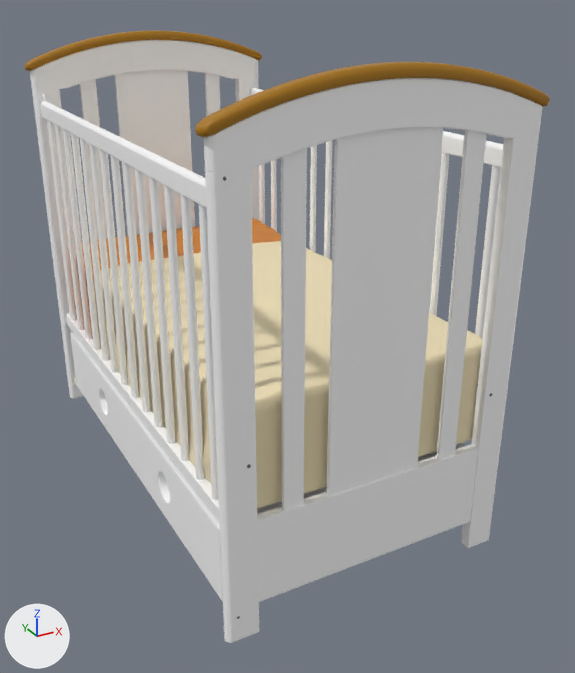
A saved change to the FBX model Mother/Assets/Models/crib.FBX.
Before and after are seen from a camera (50 mm lens) standing at (-0.779, -1.764, 1.182) and looking at (0.144, -0.085, 0.343). Arrows for +X, +Y and +Z are at lower left; the lights stay in place. Where no turn or scale is listed for an object, it has been applied to the vertices. Vertices at the same position are counted once.
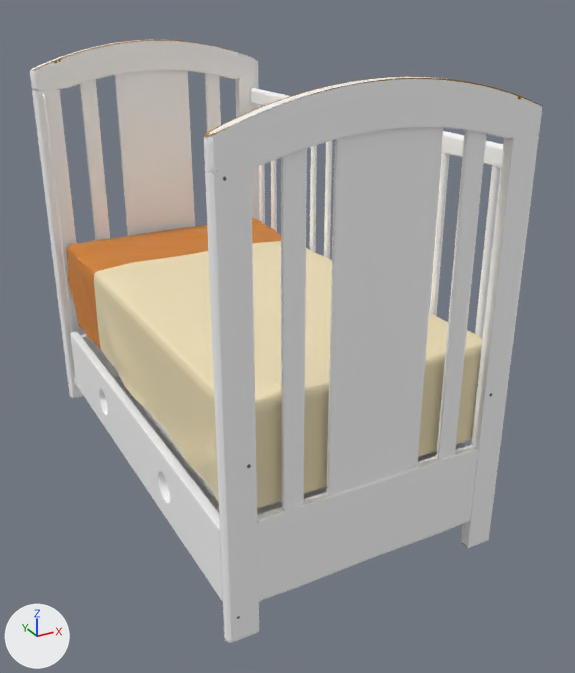
The change, as a list of edits to the scene's bpy script:
```text
Change me_mesh_007:
    used by ob_base; location = (0.078, 0.029, -0.069)
    remove me_mesh_007.from_pydata(...)  # 20511 vertices, 38880 faces; spans x -0.371..0.371, y -0.634..0.634, z 0.0..1.132
    add me_mesh_007.from_pydata(...)  # 9773 vertices, 16593 faces; spans x -0.358..0.358, y -0.628..0.628, z 0.0..1.107
    me_mesh_007 part 1: 14 loose pieces with 4928 vertices, spanning x -0.341..-0.323, y -0.548..0.553, z 0.3..0.911, are deleted
    me_mesh_007 part 2: 242 vertices moved within x -0.353..0.353, y -0.628..0.628, z 0.001..0.911; 5810 vertices removed from x -0.371..0.371, y -0.634..0.634, z 0.0..1.132
```

Location of each change, (x1, y1, x2, y2) in pixels of the pictures (575 x 673 px):
'base', reshaped: before (24, 31, 550, 643); after (30, 39, 542, 643)
part 1 of me_mesh_007, deleted: before (47, 120, 219, 501)
part 2 of me_mesh_007, cut back: before (24, 31, 550, 643)
'Cube.003', unchanged, uncovered by the edit: before (257, 443, 466, 514); after (81, 334, 466, 515)
